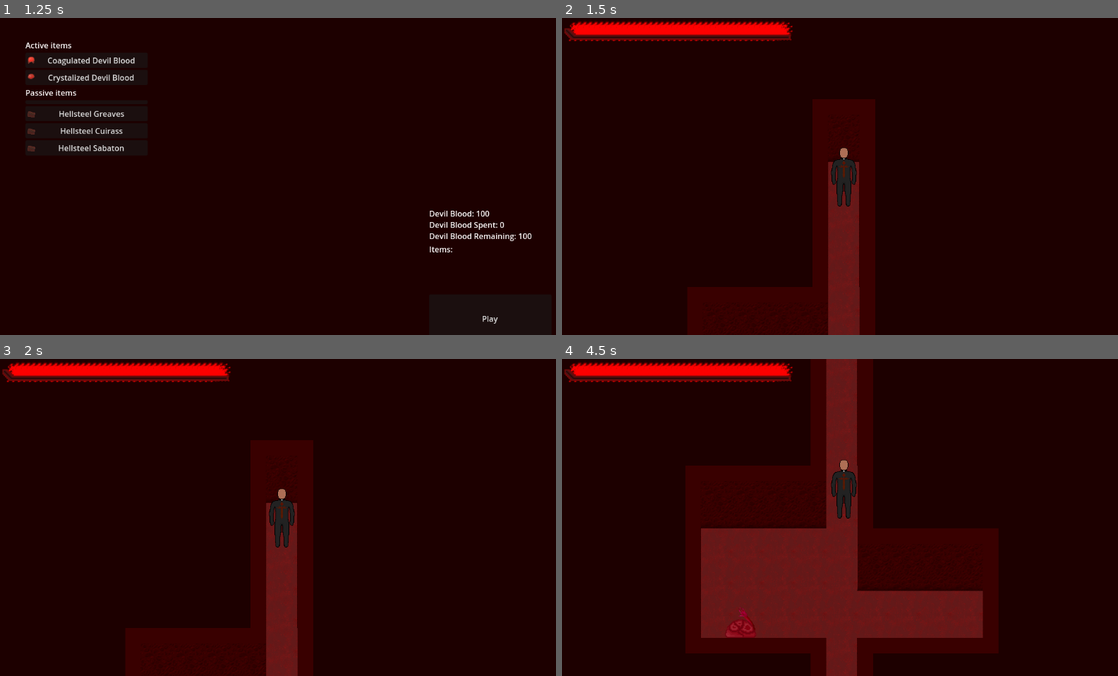
Above: before the commit, frames 1-4 (two rows, left to right).
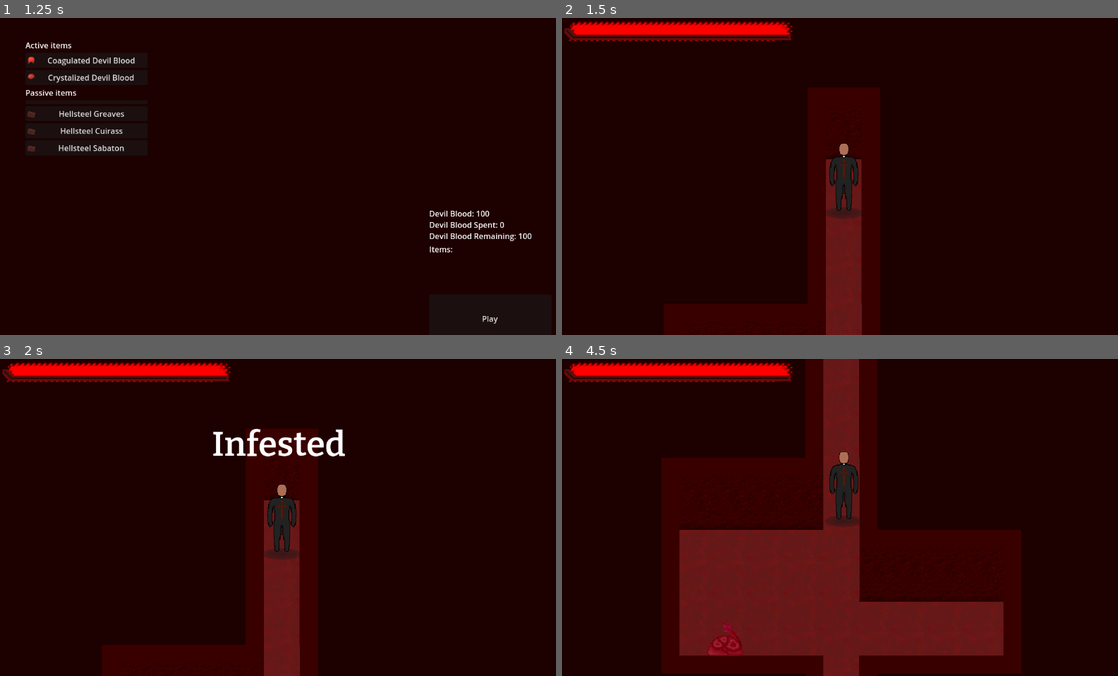
Above: after the commit, the same moments.

Repository: jaaaank/Devil-Blood
Game: Godot game, scene res://Scenes/Screens/Opening.tscn
Same seed, same stepped clock (60 frames per second), same inputs: the game is played once before the commit and once after it.
Inputs (mouse positions are in pixels of both pictures, inside the frame that each line leads up to):
- Up to frame 1 (1.25 s): click "Priest" at 0.5 s
- Up to frame 2 (1.5 s): click "Play" at 1.25 s
- Up to frame 3 (2 s): no input
- Up to frame 4 (4.5 s): move the mouse to (967, 501) at 2.02 s; hold D (moveright) 2.03-2.78 s; right-click (967, 501) at 2.1 s; tap Enter at 2.75 s; move the mouse to (728, 533) at 2.77 s; hold S (movedown) 2.78-3.53 s; click (728, 533) at 2.85 s; move the mouse to (901, 447) at 3.52 s; hold D (moveright) 3.53-4.28 s; tap E (interact) at 3.6 s; move the mouse to (817, 580) at 4.27 s; hold W (moveup) from 4.28 s (still down); tap 1 (weap1) at 4.35 s

Frame 1 is identical in both runs. In frame 2, 4.0% of the frame differs, in the area x 18-58%, y 22-100%; in frame 3, 4.7%; in frame 4, 15%, in the area x 17-83%, y 0-100%.

Commit message:
idk small tweaks

Diff:
--- a/Scenes/Actors/Enemies/LowTier/Mass.tscn
+++ b/Scenes/Actors/Enemies/LowTier/Mass.tscn
@@ -11,6 +11,8 @@
 size = Vector2(64, 41)
 
 [node name="Mass" type="CharacterBody2D"]
+z_as_relative = false
+y_sort_enabled = true
 collision_layer = 42
 collision_mask = 18
 script = ExtResource("1")
--- a/Scenes/Actors/PCS/Priest.tscn
+++ b/Scenes/Actors/PCS/Priest.tscn
@@ -53,7 +53,7 @@
 shape = SubResource("1")
 
 [node name="PlayerCamera" type="Camera2D" parent="."]
-scale = Vector2(6.23674, 6.23674)
+zoom = Vector2(1.15, 1.15)
 process_callback = 0
 limit_smoothed = true
 position_smoothing_enabled = true
--- a/Scenes/Maps/Exterior/PriestCave.tscn
+++ b/Scenes/Maps/Exterior/PriestCave.tscn
@@ -6,13 +6,18 @@
 [ext_resource type="TileSet" uid="uid://dl3q7oy5jowgi" path="res://Assets/TileMaps/outDoorRed.tres" id="6"]
 
 [node name="PriestCave" type="Node2D"]
+z_as_relative = false
+y_sort_enabled = true
 
 [node name="TileMap" type="TileMap" parent="."]
+z_index = -10
 tile_set = ExtResource("6")
 format = 2
 layer_0/tile_data = PackedInt32Array(-458752, 0, 0, -327680, 0, 1, -393216, 0, 1, -262144, 458752, 1, -196608, 393216,  …(345 unchanged characters)…
 
 [node name="PlayerSpawner" parent="." instance=ExtResource("4")]
+z_as_relative = false
+y_sort_enabled = true
 position = Vector2(64, -738)
 
 [node name="UI" type="CanvasLayer" parent="."]
--- a/Scenes/Maps/Interior/TheShelter.tscn
+++ b/Scenes/Maps/Interior/TheShelter.tscn
@@ -13,7 +13,7 @@
 z_as_relative = false
 y_sort_enabled = true
 script = ExtResource("1_dg40k")
-limits = Array[float]([-3200.0, -3200.0, 3328.0, 3328.0])
+limits = Array[float]([-3200.0, -3200.0, 3328.0, 3325.0])
 
 [node name="PlayerSpawner" parent="." instance=ExtResource("3_2r1n7")]
 z_as_relative = false
@@ -29,7 +29,7 @@
 [node name="UI" type="CanvasLayer" parent="."]
 
 [node name="LocationText" parent="UI" instance=ExtResource("4_0h8w0")]
-locationName = "Garrison"
+locationName = "The Shelter"
 
 [node name="Dog" parent="." instance=ExtResource("5_3jdrn")]
 position = Vector2(-1130, 2957)
--- a/Scenes/Screens/Popups/LocationText.tscn
+++ b/Scenes/Screens/Popups/LocationText.tscn
@@ -17,6 +17,18 @@
 "update": 0,
 "values": [0.0]
 }
+tracks/1/type = "value"
+tracks/1/imported = false
+tracks/1/enabled = true
+tracks/1/path = NodePath("LocationName:visible_ratio")
+tracks/1/interp = 1
+tracks/1/loop_wrap = true
+tracks/1/keys = {
+"times": PackedFloat32Array(0),
+"transitions": PackedFloat32Array(1),
+"update": 0,
+"values": [1.0]
+}
 
 [sub_resource type="Animation" id="1"]
 resource_name = "fadeinandout"
@@ -24,7 +36,7 @@
 tracks/0/type = "value"
 tracks/0/imported = false
 tracks/0/enabled = true
-tracks/0/path = NodePath("LocationName:percent_visible")
+tracks/0/path = NodePath("LocationName:visible_ratio")
 tracks/0/interp = 1
 tracks/0/loop_wrap = true
 tracks/0/keys = {
@@ -48,6 +60,7 @@
 grow_horizontal = 2
 grow_vertical = 2
 script = ExtResource("2")
+locationName = "Default Text Lol"
 
 [node name="LocationName" type="RichTextLabel" parent="."]
 layout_mode = 0
@@ -58,9 +71,9 @@
 offset_right = 510.0
 offset_bottom = 233.0
 theme_override_fonts/normal_font = ExtResource("1")
+theme_override_font_sizes/normal_font_size = 70
 bbcode_enabled = true
 text = "[center]"
-visible_characters = 0
 
 [node name="AnimationPlayer" type="AnimationPlayer" parent="."]
 libraries = {
--- a/Scripts/Actors/Objects/Crucifix.gd
+++ b/Scripts/Actors/Objects/Crucifix.gd
@@ -1,6 +1,4 @@
 extends Area2D
-
-
 
 
 
--- a/project.godot
+++ b/project.godot
@@ -22,7 +22,6 @@
 PlayerAutoload="*res://Scripts/Autoload/PlayerAutoload.gd"
 MapAutoload="*res://Scripts/Autoload/MapAutoload.gd"
 SaveData="*res://Scripts/Autoload/SaveData.gd"
-DiscordSDKLoader="*res://addons/discord-sdk-gd/nodes/discord_autoload.gd"
 
 [editor]
 
